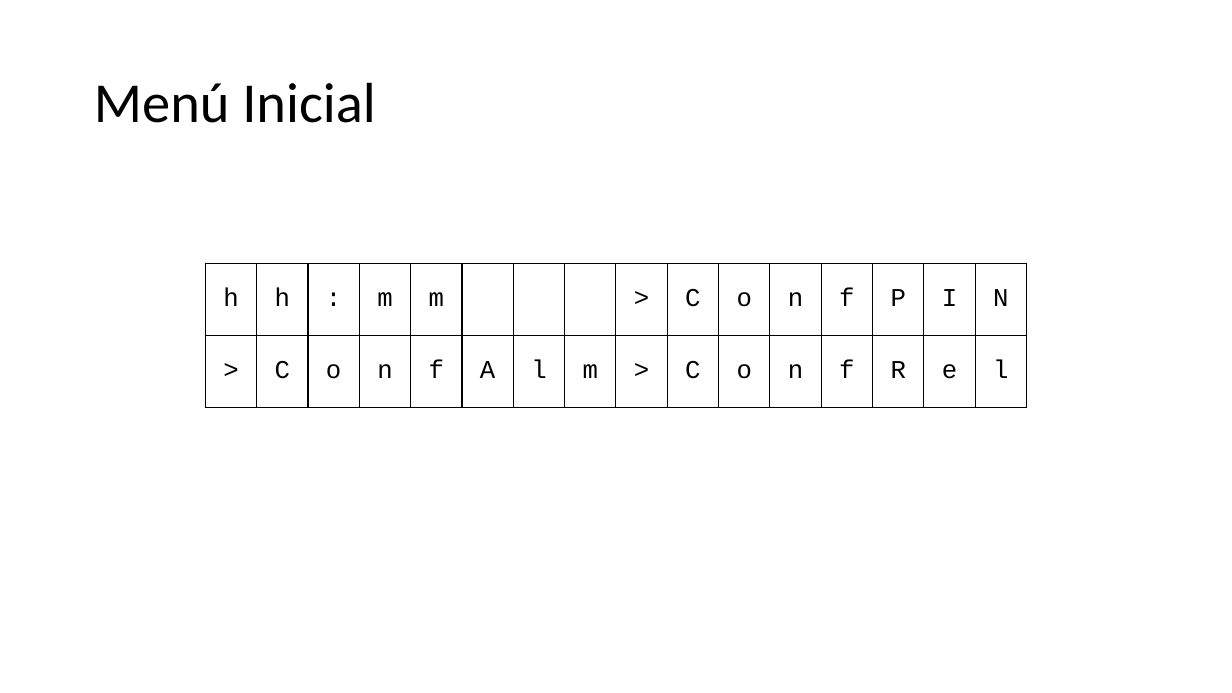
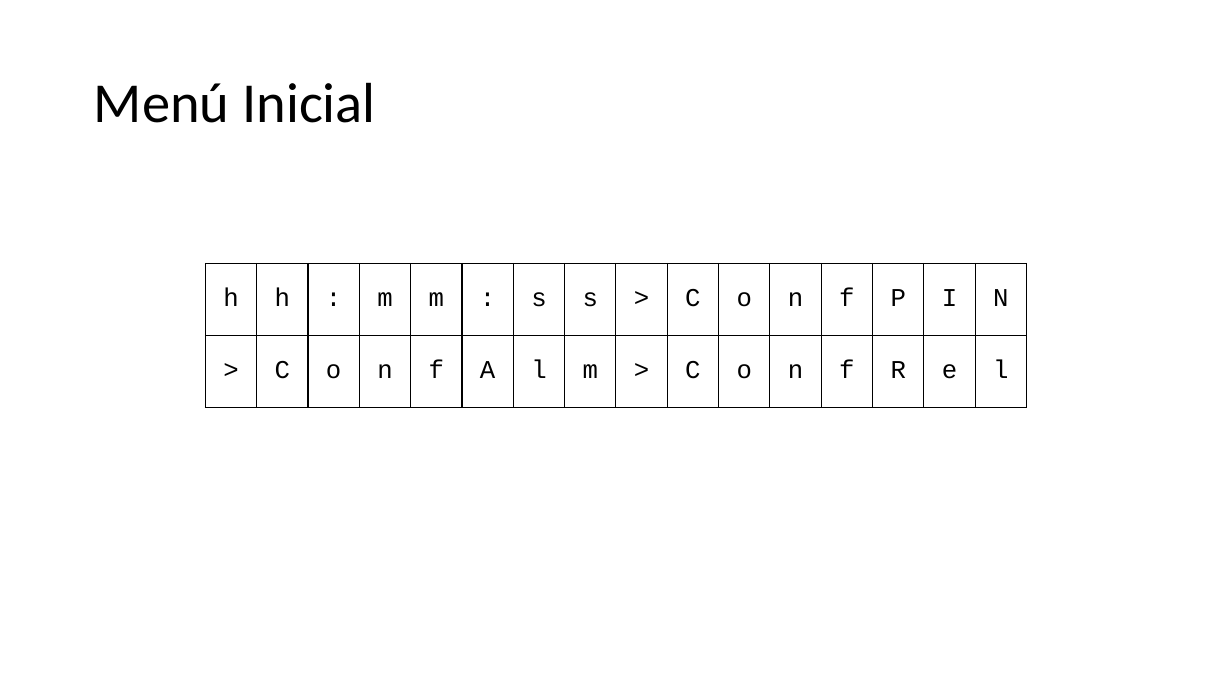
Before and after one commit to JaviHorta/firmware, a slide deck: slide 1 of menus sistema de alarma.pptx. Drawn at 1232x693 pixels with LibreOffice and Linux fonts; fonts in the diff are those of the drawing. Boxes give left, top, right and bottom in pixels: in the first picture for what was removed or moved away, otherwise in the second. Text is boxed around its words. In the diff, an @@ line names an element or a change of style, - is before the commit and + after.

```diff
--- a/menus sistema de alarma.pptx
+++ b/menus sistema de alarma.pptx
@@ table at (x1=205, y1=263, x2=1033, y2=408) @@
-row 1: h | h | : | m | m |  |  |  | > | C | o | n | f | P | I | N
+row 1: h | h | : | m | m | : | s | s | > | C | o | n | f | P | I | N
```
Also in this commit, not shown: 2 other files.
